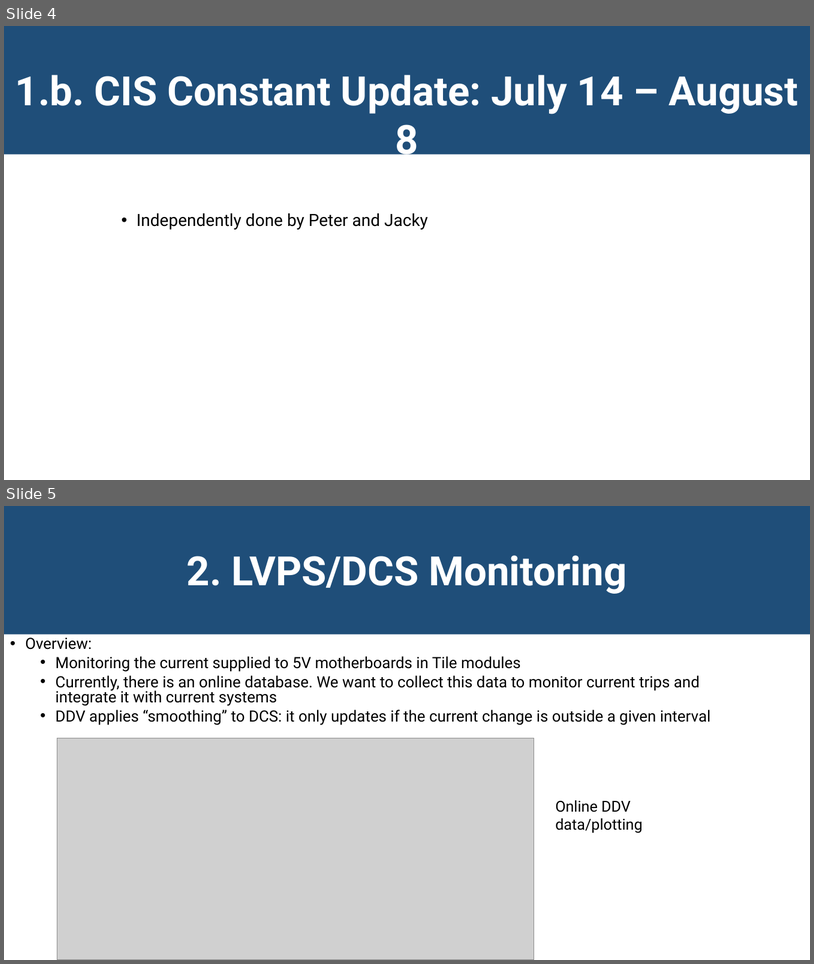
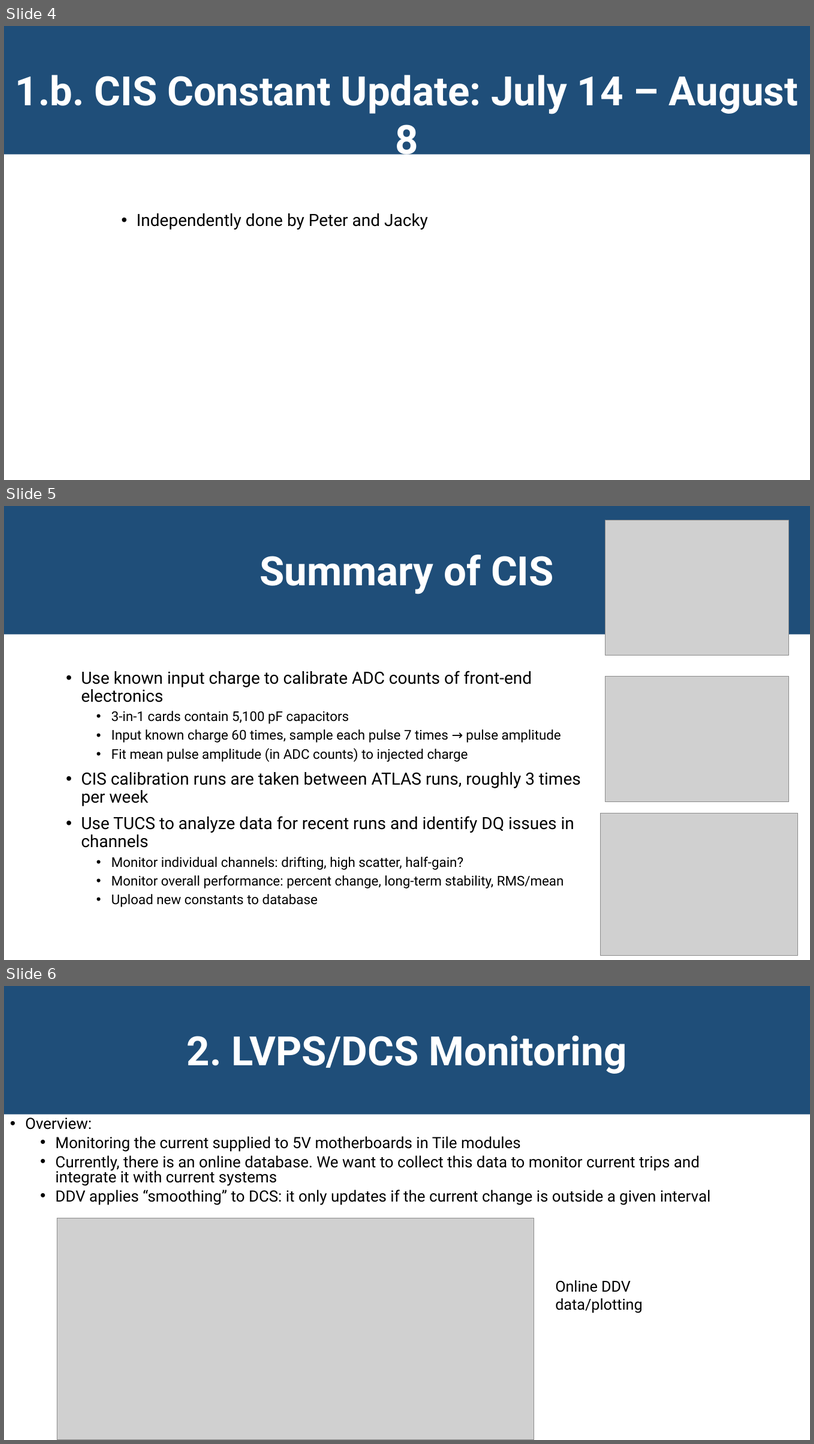
Before and after one commit to JackyMYL/Tile-CIS-group, a slide deck: Chicago Reports/08-15-2022_Jacky&Peter.pptx. Shown one above the other, each under a label of ours: slides 4 and 5 before the commit, slides 4, 5 and 6 after it. The pictures are 814x964 and 814x1444 pixels, drawn with LibreOffice and Linux fonts; fonts in the diff are those of the drawing; grey boxes stand for pictures. Boxes give left, top, right and bottom in pixels: in the first picture for what was removed or moved away, otherwise in the second. Text is boxed around its words. In the diff, an @@ line names an element or a change of style, - is before the commit and + after.

Commit message:
General CIS summary

```diff
--- a/Chicago Reports/08-15-2022_Jacky&Peter.pptx
+++ b/Chicago Reports/08-15-2022_Jacky&Peter.pptx
@@ slide 5 added at bbox=[4, 506, 810, 960], background #FFFFFF @@
@@ rectangle added at bbox=[4, 506, 810, 634], fill #1F4E79, 48 pt, text #FFFFFF, bold @@
+Summary of CIS
@@ picture added at bbox=[605, 520, 789, 655] @@
@@ text added at bbox=[81, 670, 581, 907], 16 pt, text #000000 @@
+• Use known input charge to calibrate ADC counts of front-end electronics
+  • 3-in-1 cards contain 5,100 pF capacitors
+  • Input known charge 60 times, sample each pulse 7 times → pulse amplitude
+  • Fit mean pulse amplitude (in ADC counts) to injected charge
+• CIS calibration runs are taken between ATLAS runs, roughly 3 times per week
+• Use TUCS to analyze data for recent runs and identify DQ issues in channels
+  • Monitor individual channels: drifting, high scatter, half-gain?
+  • Monitor overall performance: percent change, long-term stability, RMS/mean
+  • Upload new constants to database
@@ picture added at bbox=[605, 676, 789, 801] @@
@@ picture added at bbox=[601, 813, 799, 955] @@
@@ what was slide 5 is now slide 6 @@
```
